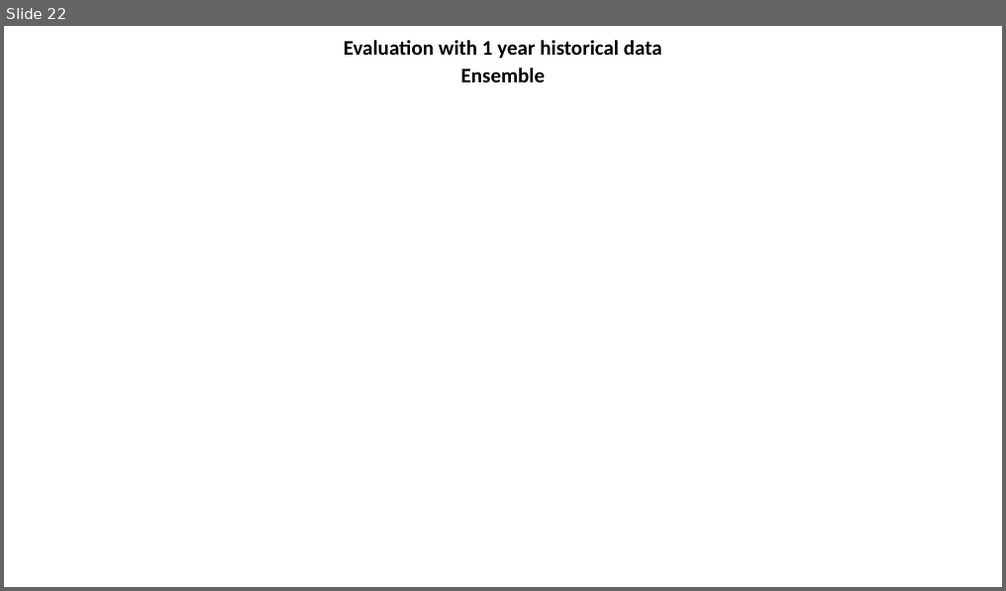
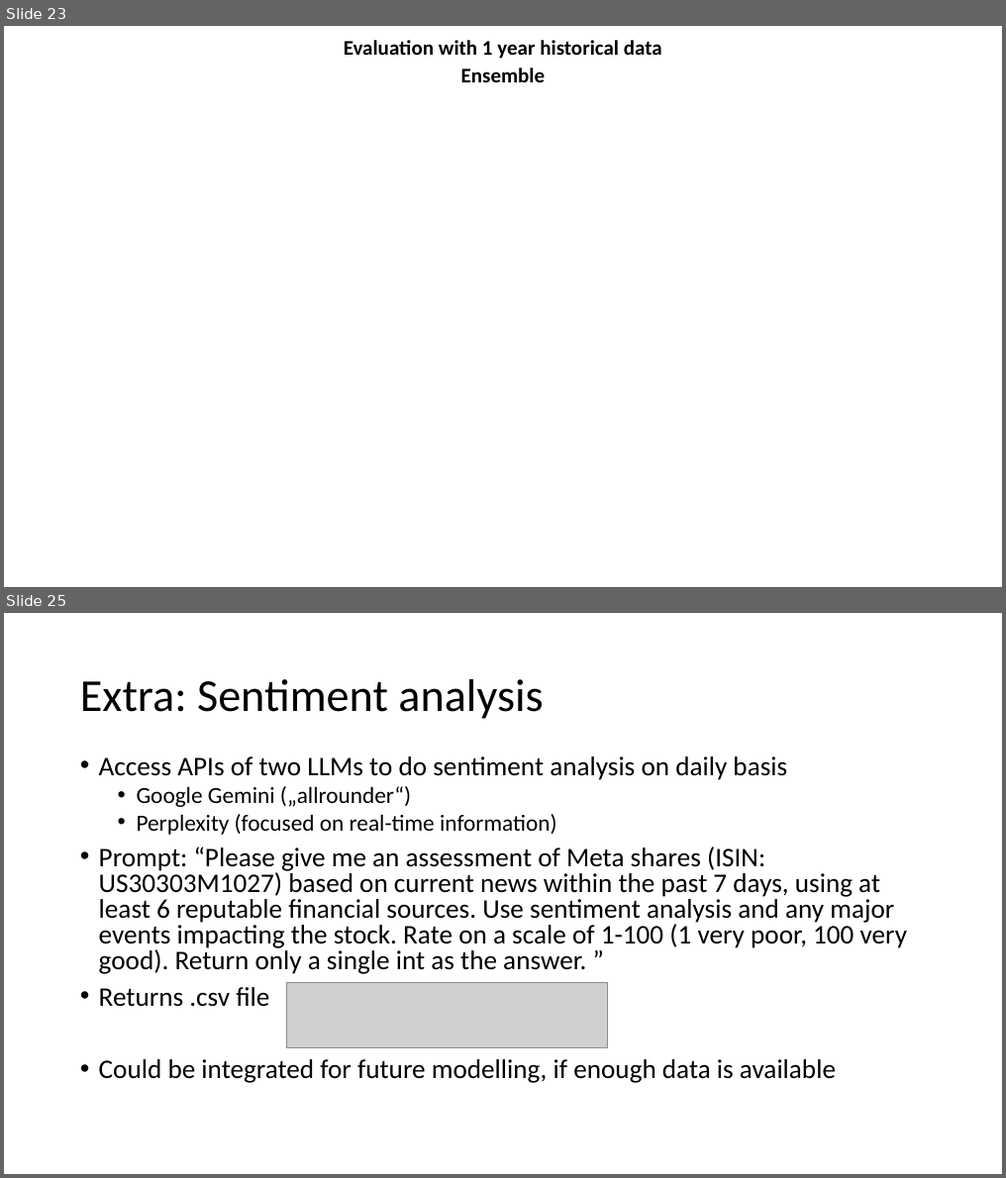
Before and after one commit to sfremerey/backprophet, a slide deck: Backprophet.pptx. Shown one above the other, each under a label of ours: slide 22 before the commit, slides 23 and 25 after it; the slides between them are not shown. The pictures are 1006x591 and 1006x1178 pixels, drawn with LibreOffice and Linux fonts; fonts in the diff are those of the drawing; grey boxes stand for pictures. Boxes give left, top, right and bottom in pixels: in the first picture for what was removed or moved away, otherwise in the second. Text is boxed around its words. In the diff, an @@ line names an element or a change of style, - is before the commit and + after.

```diff
--- a/Backprophet.pptx
+++ b/Backprophet.pptx
@@ slide 25 added at <box>4,613,1002,1174</box>, background #FFFFFF @@
@@ title added at <box>80,679,543,719</box>, 44 pt, text #000000 @@
+Extra: Sentiment analysis
@@ text added at <box>99,757,907,1083</box>, 25.9 pt, text #000000 @@
+• Access APIs of two LLMs to do sentiment analysis on daily basis
+  • Google Gemini („allrounder“)
+  • Perplexity (focused on real-time information)
+• Prompt: “Please give me an assessment of Meta shares (ISIN: US30303M1027) based on current news within the past 7 days, using at least 6 reputable financial sources. Use sentiment analysis and any major events impacting the stock. Rate on a scale of 1-100 (1 very poor, 100 very good). Return only a single int as the answer. ”
+• Returns .csv file
+• Could be integrated for future modelling, if enough data is available
@@ picture added at <box>286,983,607,1048</box> @@
@@ what was slide 22 is now slide 23 @@
```
Also in this commit, not shown: 4 slides changed, 4 other slides added, 1 slide removed, 2 other files.
